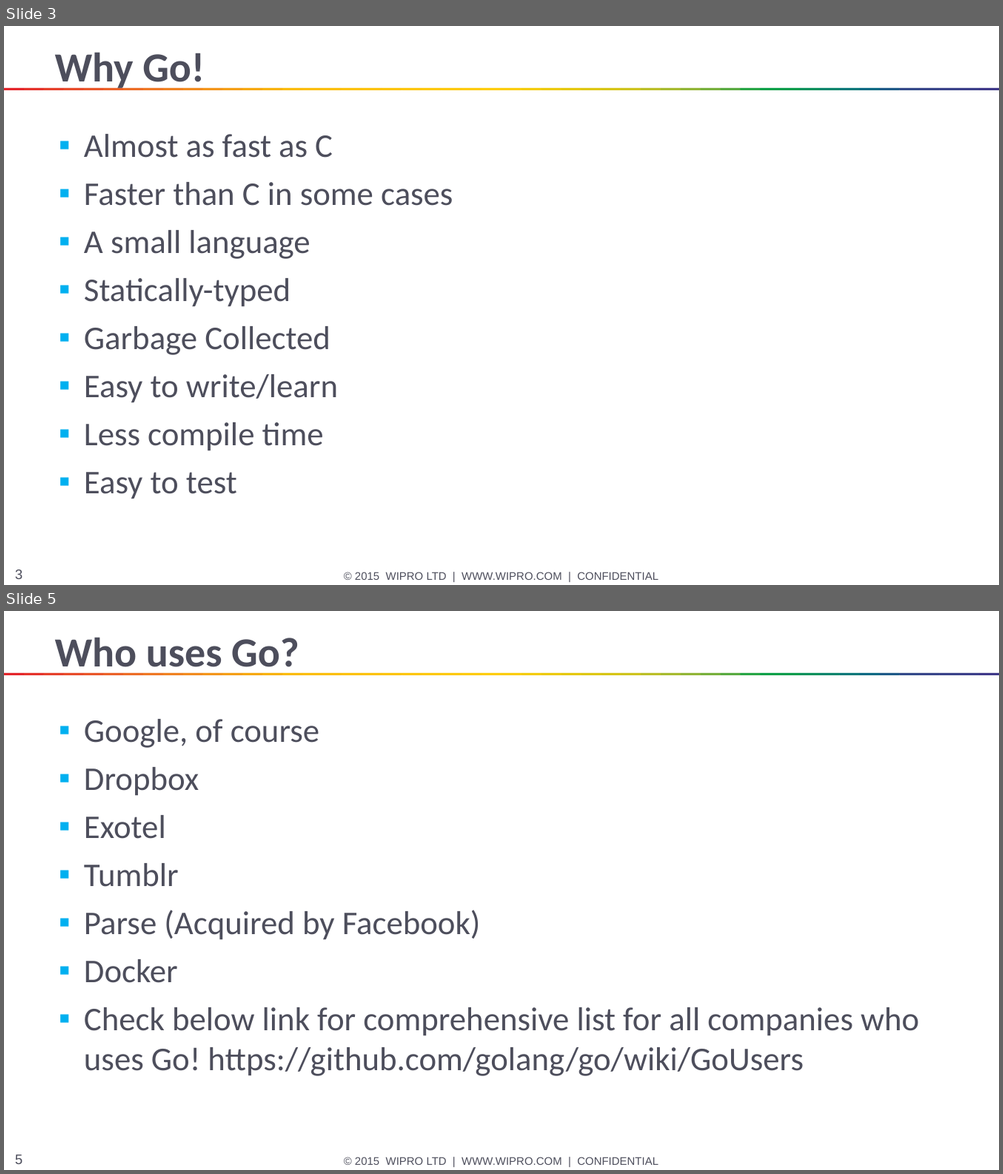
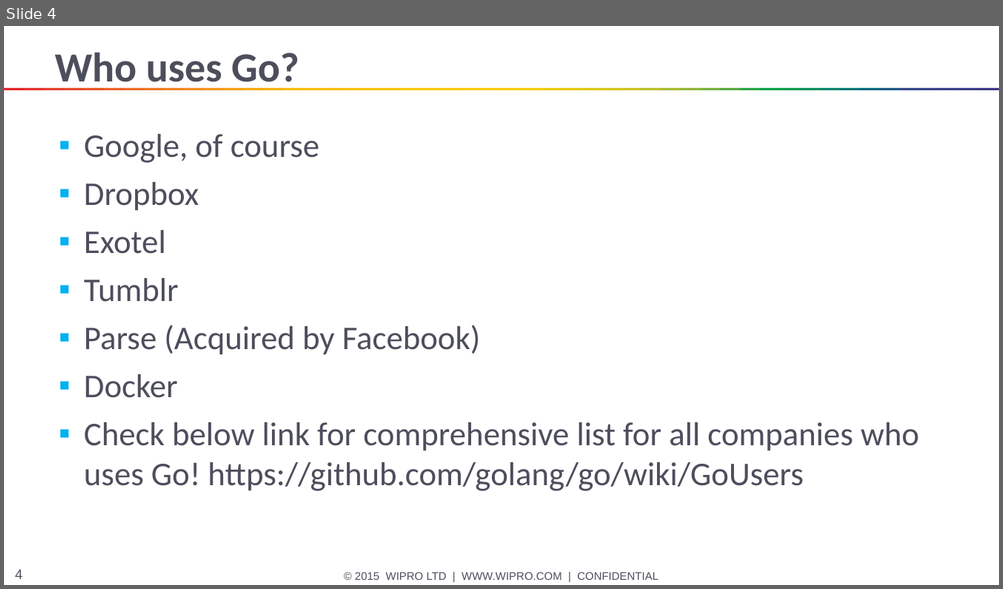
Before and after one commit to HANAND1979/go, a slide deck: go/Go.pptx. Shown one above the other, each under a label of ours: slides 3 and 5 before the commit, slide 4 after it; the slides between them are not shown. The pictures are 1003x1174 and 1003x589 pixels, drawn with LibreOffice and Linux fonts; fonts in the diff are those of the drawing. Boxes give left, top, right and bottom in pixels: in the first picture for what was removed or moved away, otherwise in the second. Text is boxed around its words. In the diff, an @@ line names an element or a change of style, - is before the commit and + after.

```diff
--- a/go/Go.pptx
+++ b/go/Go.pptx
@@ slide 3 removed at (x1=4, y1=26, x2=999, y2=585), background #FFFFFF; not listed: 53 template elements that a slide beside it also shows @@
@@ title removed at (x1=55, y1=52, x2=205, y2=90) @@
-Why Go!
@@ text removed at (x1=84, y1=134, x2=452, y2=499) @@
-▪ Almost as fast as C
-▪ Faster than C in some cases
-▪ A small language
-▪ Statically-typed
-▪ Garbage Collected
-▪ Easy to write/learn
-▪ Less compile time
-▪ Easy to test
@@ what was slide 5 is now slide 4 @@
@@ page number at (x1=15, y1=570, x2=22, y2=580): text changed @@
-5
+4
```
Also in this commit, not shown: 1 slide changed.
